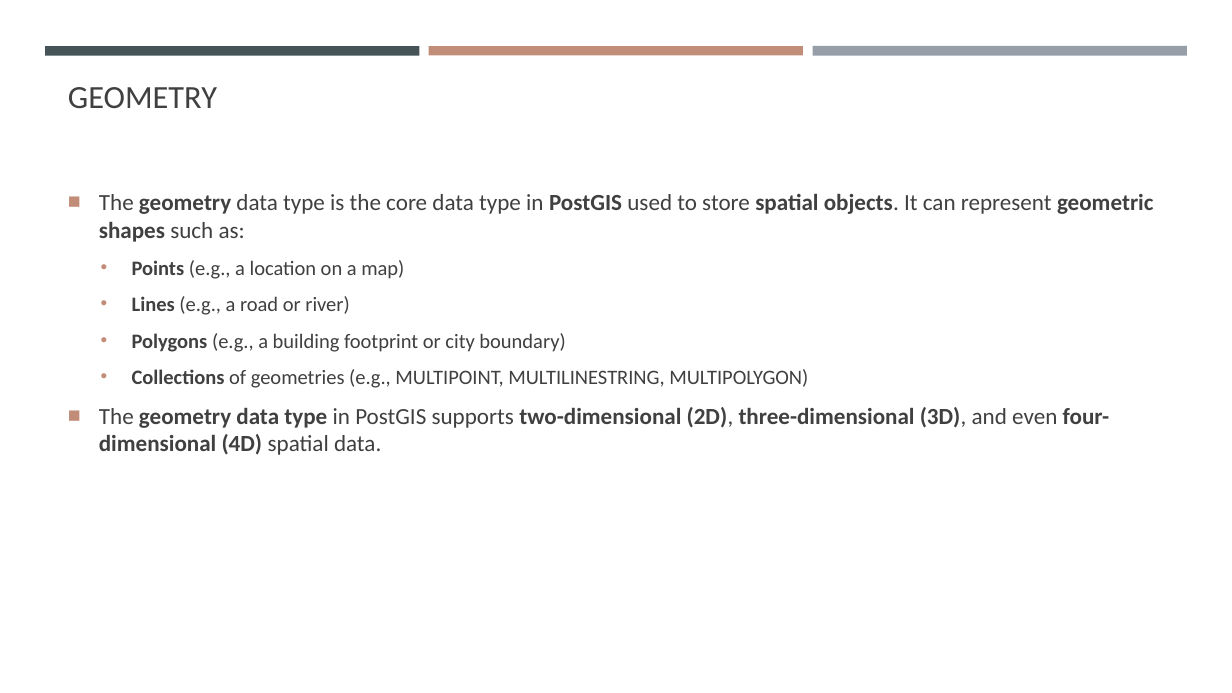
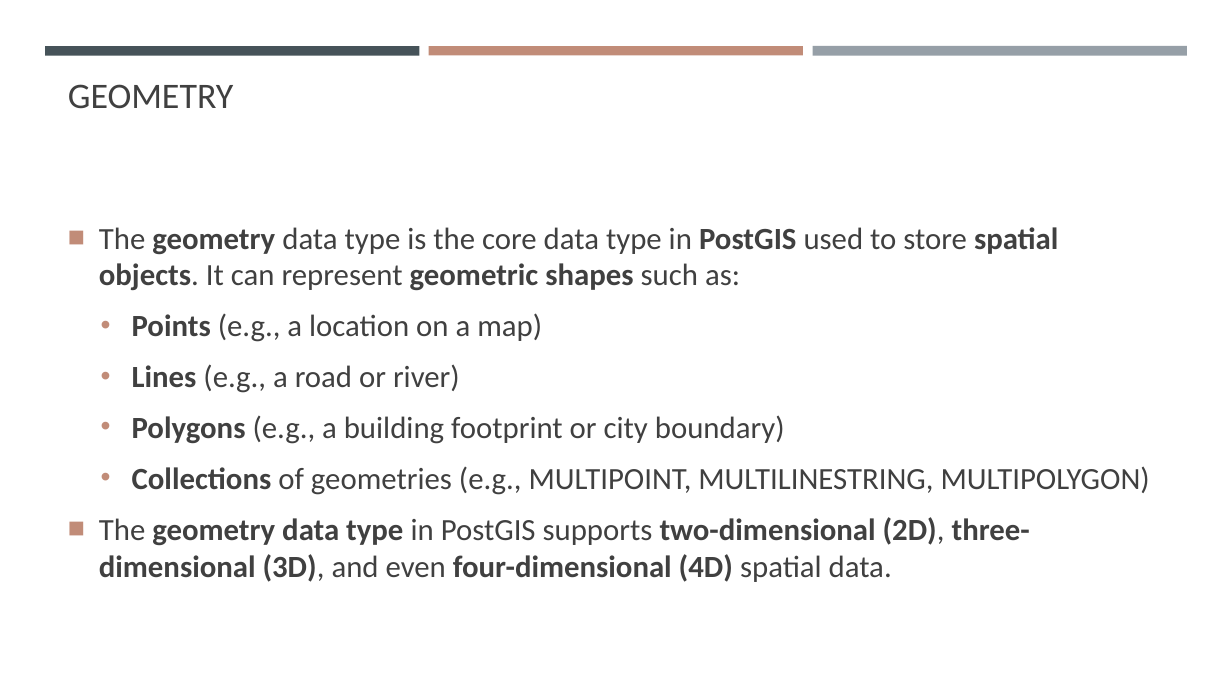
Before and after one commit to gisynw/ssj-376, a slide deck: slide 4 of docs/Lectures/Week03/Week03_SpatialData.pptx. Drawn at 1232x693 pixels with LibreOffice and Linux fonts; fonts in the diff are those of the drawing. Boxes give left, top, right and bottom in pixels: in the first picture for what was removed or moved away, otherwise in the second. Text is boxed around its words. In the diff, an @@ line names an element or a change of style, - is before the commit and + after.

```diff
--- a/docs/Lectures/Week03/Week03_SpatialData.pptx
+++ b/docs/Lectures/Week03/Week03_SpatialData.pptx
@@ title "GEOMETRY" at (x1=68, y1=84, x2=234, y2=109): size 25.2 to 28 pt @@
@@ text "The geometry data type is ..." at (x1=99, y1=227, x2=1150, y2=582): size 18 to 24 pt in "The geometry data type is the core ...", "The geometry data type in PostGIS supports ..."; size 16 to 24 pt in "Points (e.g., a location on a map)", "Lines (e.g., a road or river)", "Polygons (e.g., a building footprint or city ...", "Collections of geometries (e.g., MULTIPOINT, MULTILINESTRING ..."; more space between paragraphs @@
```
Also in this commit, not shown: 17 other slides changed, 17 slides added, 5 slides removed, 7 other files.
